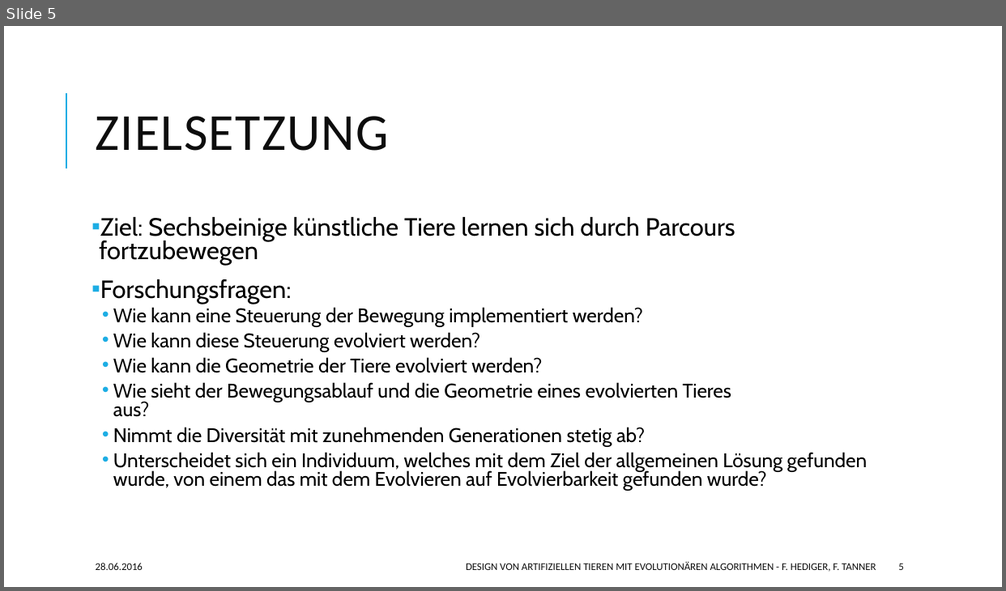
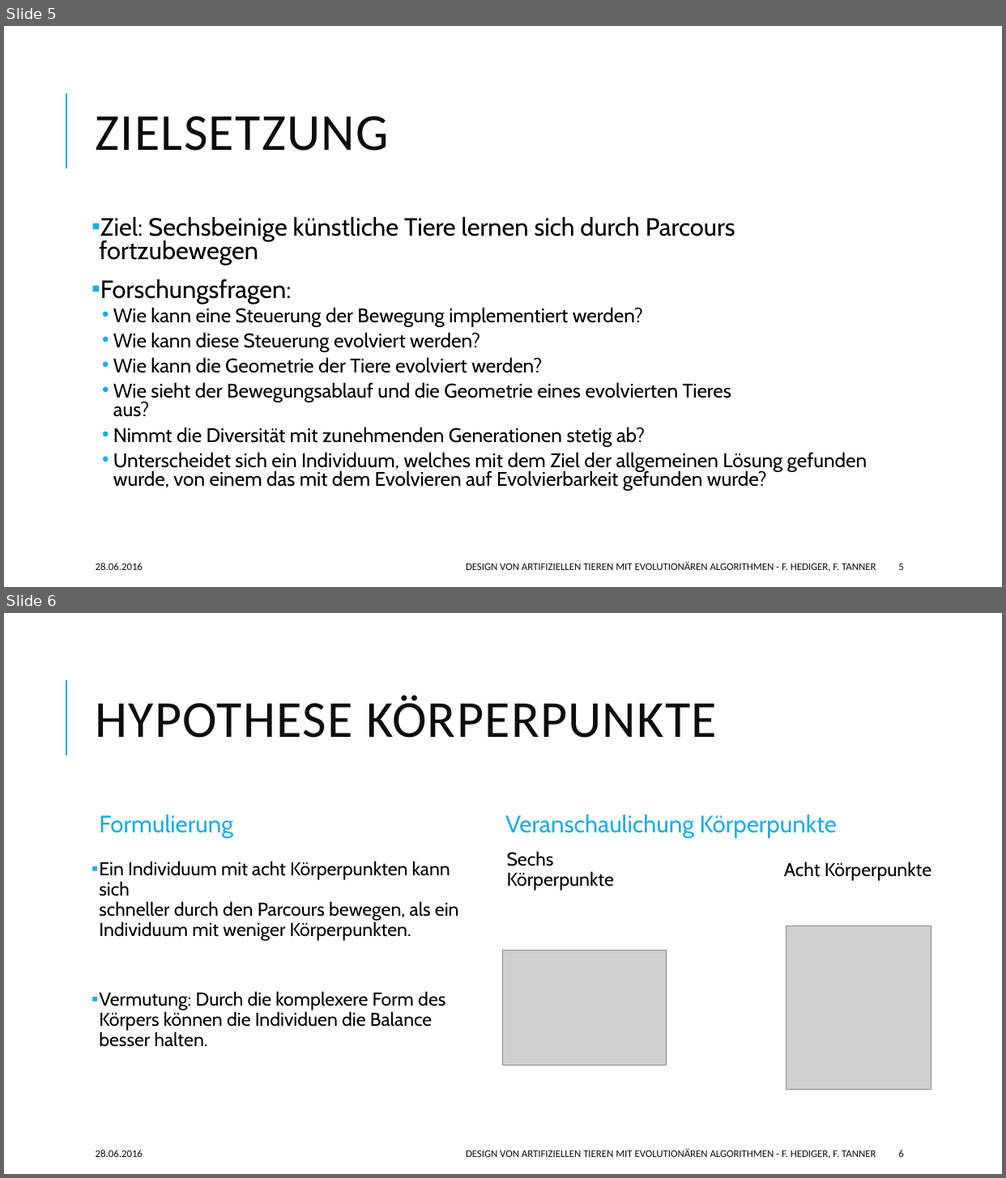
Before and after one commit to hedigerf/evolut, a slide deck: evolutdoc/presentation/presentation.pptx. Shown one above the other, each under a label of ours: slide 5 before the commit, slides 5 and 6 after it. The pictures are 1006x591 and 1006x1178 pixels, drawn with LibreOffice and Linux fonts; fonts in the diff are those of the drawing; grey boxes stand for pictures. Boxes give left, top, right and bottom in pixels: in the first picture for what was removed or moved away, otherwise in the second. Text is boxed around its words. In the diff, an @@ line names an element or a change of style, - is before the commit and + after.

```diff
--- a/evolutdoc/presentation/presentation.pptx
+++ b/evolutdoc/presentation/presentation.pptx
@@ slide 6 added at (x1=4, y1=613, x2=1002, y2=1174), background #FFFFFF; not listed: 1 template element that a slide beside it also shows @@
@@ title added at (x1=96, y1=695, x2=717, y2=738), 50 pt, text #0D0D0D @@
+HYPOTHESE KÖRPERPUNKTE
@@ text added at (x1=99, y1=815, x2=233, y2=838), 23 pt, text #1CADE4 @@
+Formulierung
@@ text added at (x1=505, y1=815, x2=837, y2=838), 23 pt, text #1CADE4 @@
+Veranschaulichung Körperpunkte
@@ text added at (x1=507, y1=851, x2=614, y2=891), 18 pt, text #000000 @@
+Sechs Körperpunkte
@@ text added at (x1=99, y1=861, x2=459, y2=1047), 18 pt, text #000000 @@
+▪ Ein Individuum mit acht Körperpunkten kann sich
+  schneller durch den Parcours bewegen, als ein Individuum mit weniger Körperpunkten.
+▪ Vermutung: Durch die komplexere Form des Körpers können die Individuen die Balance besser halten.
@@ text added at (x1=784, y1=862, x2=932, y2=881), 18 pt, text #000000 @@
+Acht Körperpunkte
@@ picture added at (x1=786, y1=926, x2=931, y2=1090) @@
@@ picture added at (x1=503, y1=951, x2=667, y2=1066) @@
@@ text added at (x1=96, y1=1150, x2=143, y2=1157), 10 pt, text #0D0D0D @@
+28.06.2016
@@ text added at (x1=466, y1=1149, x2=876, y2=1159), 10 pt, text #0D0D0D @@
+DESIGN VON ARTIFIZIELLEN TIEREN MIT EVOLUTIONÄREN ALGORITHMEN - F. HEDIGER, F. TANNER
@@ page number added at (x1=898, y1=1150, x2=903, y2=1157), 10 pt, text #0D0D0D @@
+6
```
Also in this commit, not shown: 3 slides changed, 3 other slides added, 4 other files.
